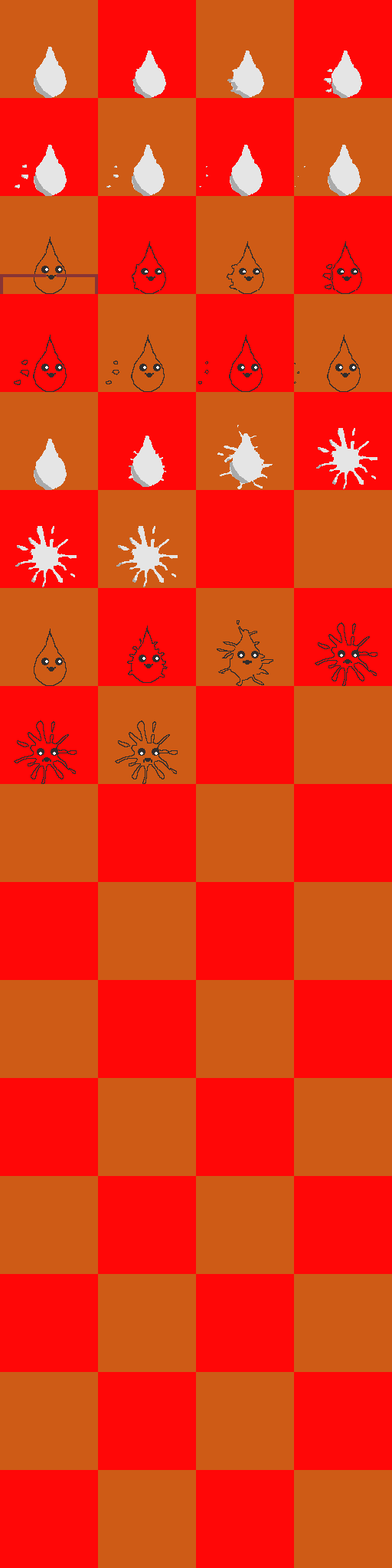
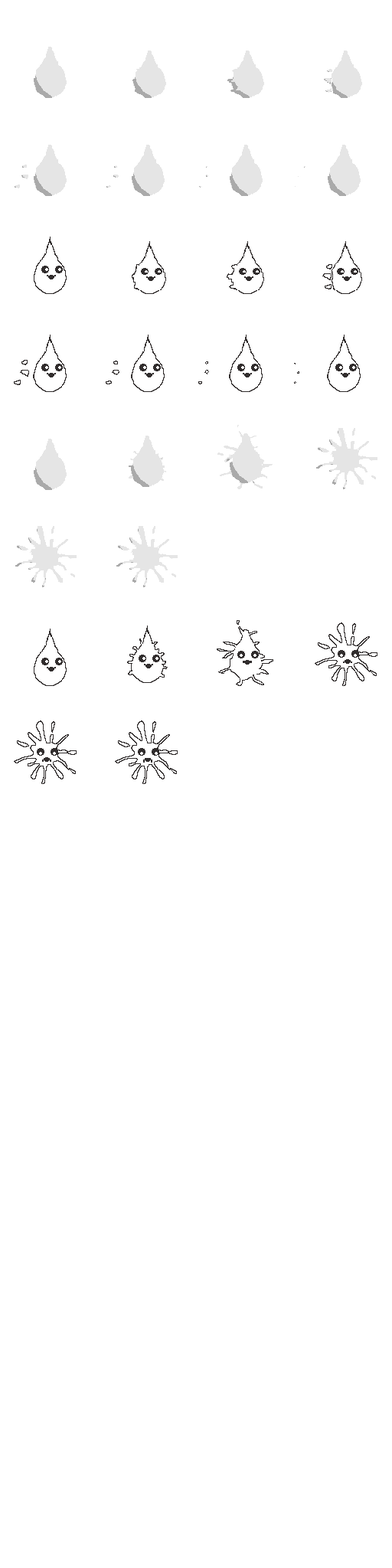
Two versions of the same layered image (392 × 1568). Layer-by-layer changes:
hid "template" over 0, 274, 98, 294
hid "Background" over 0, 0, 392, 1568
